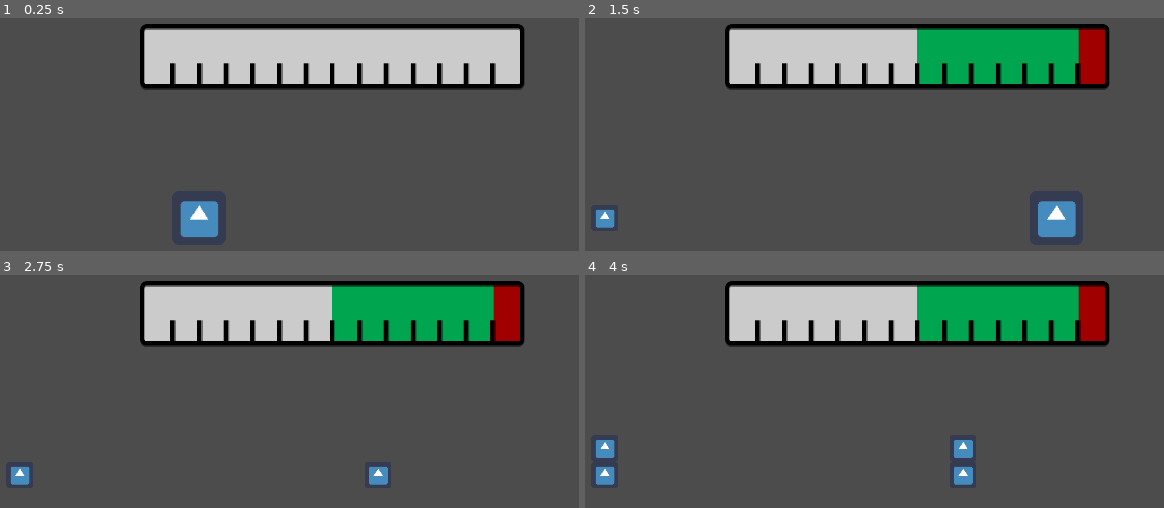
Above: before the commit, frames 1-4 (two rows, left to right).
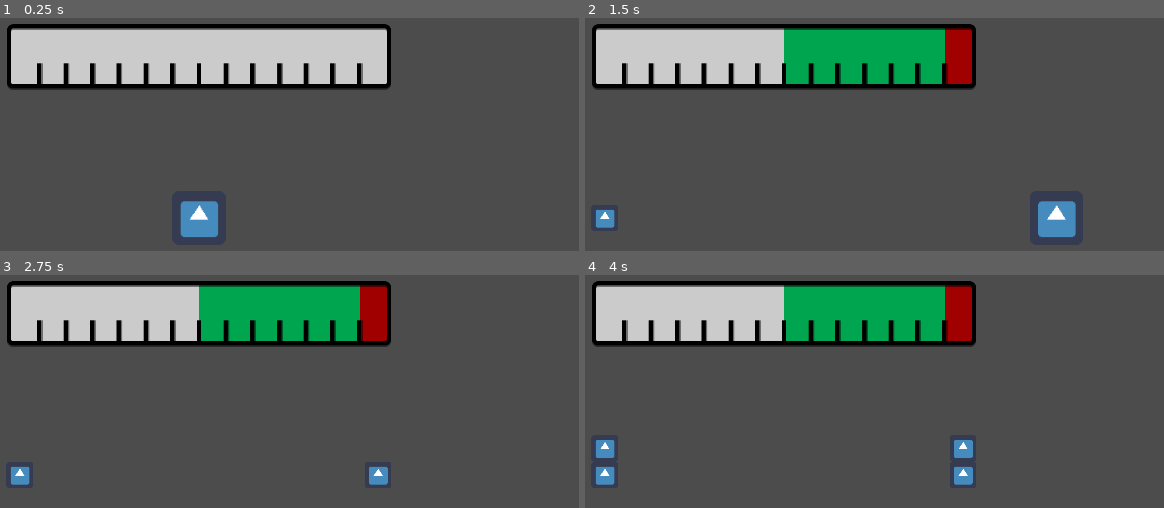
Above: after the commit, the same moments.

Repository: Merliin42/ludum-dare-49
Game: Godot game, scene res://Scenes/Main.tscn
Two runs of this game, one before a commit and one after it. Both use one fixed random seed, a clock stepped at 60 frames per second and the inputs below. The engine's default icon, where the game draws it, is replaced by a stand-in: a white triangle on a blue panel in a dark square.
Inputs:
- Up to frame 1 (0.25 s): no input
- Up to frame 2 (1.5 s): tap Enter at 0.5 s; hold Right (right) 0.53-1.28 s; hold Left (left) from 1.28 s (still down)
- Up to frame 3 (2.75 s): release Left (left) at 2.03 s; hold Right (right) from 2.03 s (still down)
- Up to frame 4 (4 s): tap Space at 2.75 s; tap Enter at 3.5 s; release Right (right) at 3.53 s; hold Left (left) from 3.53 s (still down)

The runs differ from the first frame. In frame 1, 13% of the frame differs, in the area x 1-91%, y 2-31%; in frame 2, 20%; in frame 3, 20%; in frame 4, 20%.

Commit message:
Reimport

Diff:
--- a/Scenes/HUD.tscn
+++ b/Scenes/HUD.tscn
@@ -14,8 +14,8 @@
 [node name="EquilibriumBar" type="HSplitContainer" parent="."]
 anchor_left = 0.5
 anchor_right = 0.5
-margin_left = -320.0
-margin_right = 320.0
+margin_left = -640.0
+margin_right = 640.0
 margin_bottom = 300.0
 collapsed = true
 dragger_visibility = 2
@@ -24,7 +24,7 @@
 }
 
 [node name="Left" type="TextureProgress" parent="EquilibriumBar"]
-margin_right = 320.0
+margin_right = 640.0
 margin_bottom = 300.0
 texture_under = ExtResource( 2 )
 texture_over = ExtResource( 1 )
@@ -32,8 +32,8 @@
 fill_mode = 1
 
 [node name="Right" type="TextureProgress" parent="EquilibriumBar"]
-margin_left = 320.0
-margin_right = 640.0
+margin_left = 640.0
+margin_right = 1280.0
 margin_bottom = 300.0
 texture_under = ExtResource( 3 )
 texture_over = ExtResource( 4 )
